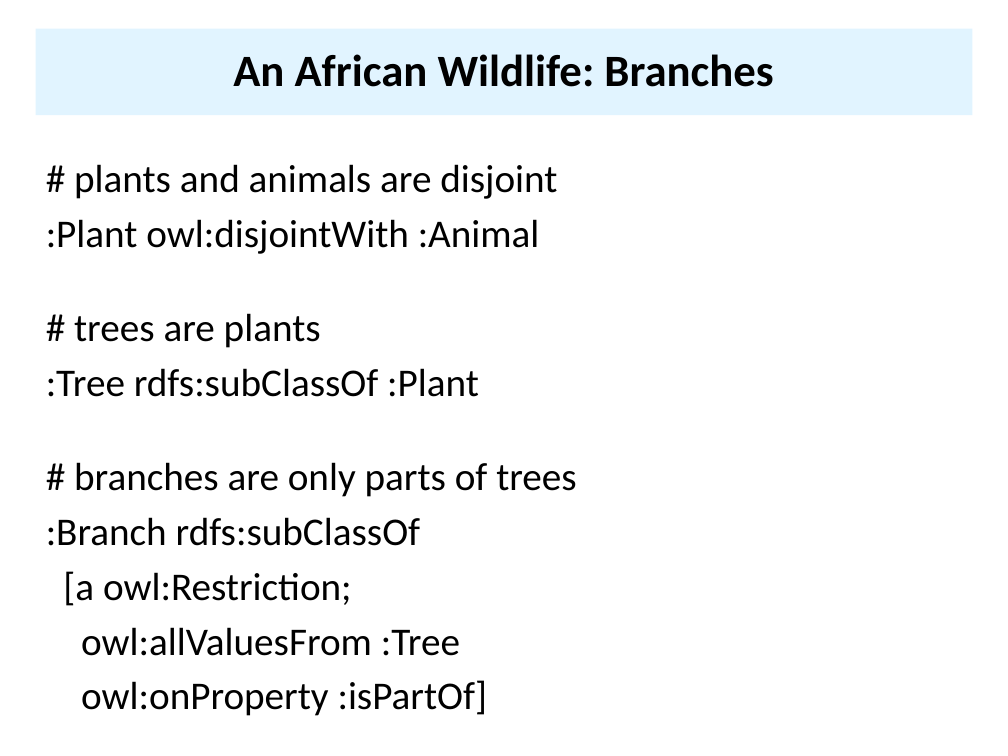
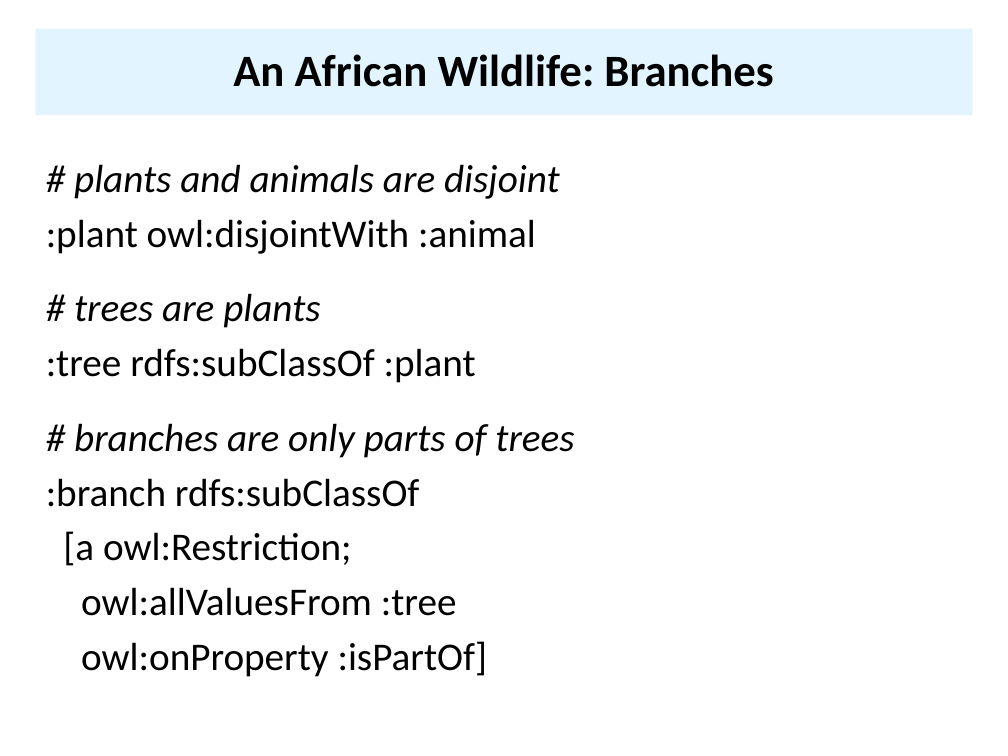
Before and after one commit to UMBC-CMSC-491-691-F19-Knowledge-Graphs/class_material, a slide deck: slide 79 of notes/07_owl/07OWL.pptx (slide 77 before the commit). Drawn at 1008x756 pixels with LibreOffice and Linux fonts; fonts in the diff are those of the drawing. Boxes give left, top, right and bottom in pixels: in the first picture for what was removed or moved away, otherwise in the second. Text is boxed around its words. In the diff, an @@ line names an element or a change of style, - is before the commit and + after.

```diff
--- a/notes/07_owl/07OWL.pptx
+++ b/notes/07_owl/07OWL.pptx
@@ text at [74, 164, 574, 458]: italic on in "# plants and animals are disjoint", "# trees are plants", "# branches are only parts of trees" @@
@@ text at [46, 219, 536, 254]: text changed @@
-:Plant owl:disjointWith :Animal
+:plant owl:disjointWith :animal
@@ text at [46, 348, 476, 383]: text changed @@
-:Tree rdfs:subClassOf :Plant
+:tree rdfs:subClassOf :plant
@@ text at [46, 478, 420, 507]: text changed @@
-:Branch rdfs:subClassOf
+:branch rdfs:subClassOf
@@ text at [81, 587, 457, 616]: text changed @@
-owl:allValuesFrom :Tree
+owl:allValuesFrom :tree
```
Also in this commit, not shown: 8 other slides changed, 3 slides added, 1 slide removed, 2 other files.
